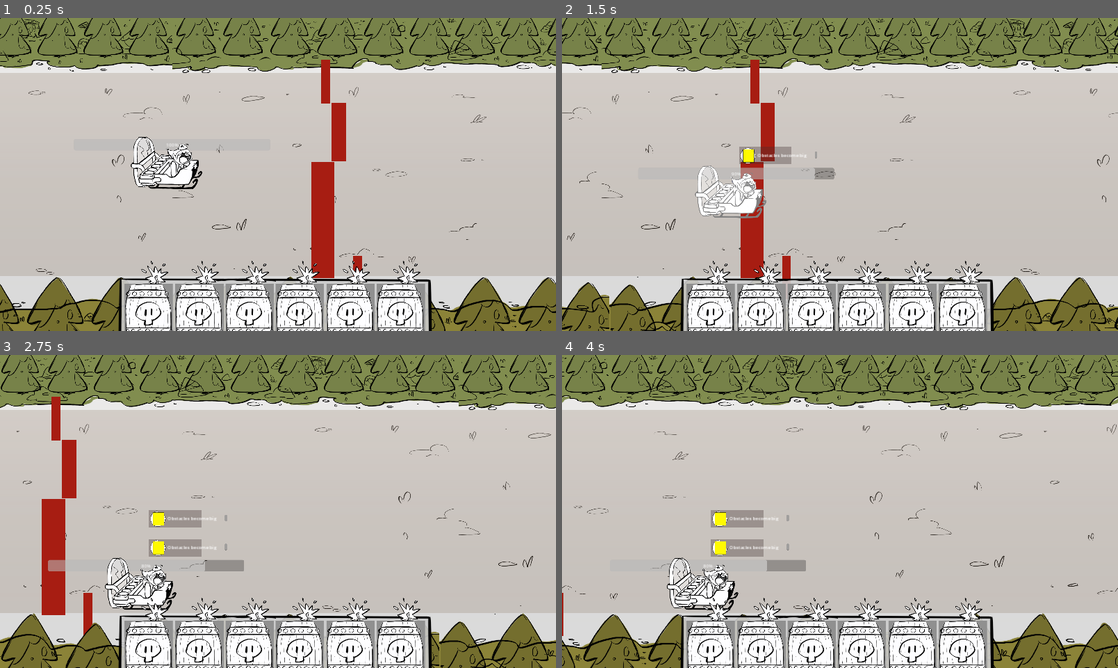
Above: before the commit, frames 1-4 (two rows, left to right).
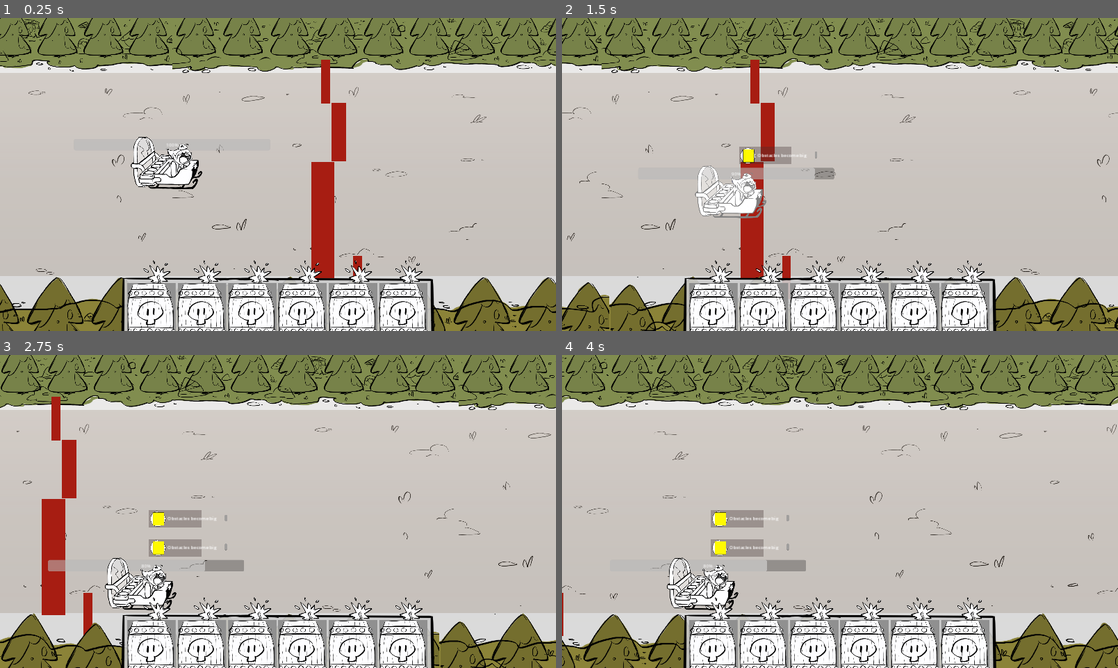
Above: after the commit, the same moments.

Repository: hsandt/ld53
Game: Godot game, scene res://scenes/test/art_level.tscn
Same seed, same stepped clock (60 frames per second), same inputs: the game is played once before the commit and once after it. This scene is started directly instead of the project's main scene.
Inputs (mouse positions are in pixels of both pictures, inside the frame that each line leads up to):
- Up to frame 1 (0.25 s): no input
- Up to frame 2 (1.5 s): tap Enter (ui_accept) at 0.5, 0.77 s; move the mouse to (962, 158) at 0.52 s; hold Right (ui_right) 0.53-1.28 s; hold M (app_next_resolution) 0.53-1.28 s; click (962, 158) at 0.67 s; move the mouse to (728, 190) at 1.27 s; hold S (down) from 1.28 s (still down); tap N (app_prev_resolution) at 1.35 s
- Up to frame 3 (2.75 s): tap Enter (ui_accept) at 1.52 s; move the mouse to (333, 442) at 2.02 s; release S (down) at 2.03 s; hold Right (ui_right) from 2.03 s (still down); hold M (app_next_resolution) from 2.03 s (still down)
- Up to frame 4 (4 s): move the mouse to (812, 574) at 2.77 s; release Right (ui_right) at 2.78 s; release M (app_next_resolution) at 2.78 s; hold Up (ui_up) 2.78-3.53 s; tap N (app_prev_resolution) at 2.85 s; click (812, 574) at 2.92 s; tap Enter (ui_accept) at 3.02, 3.77 s; move the mouse to (1006, 558) at 3.52 s; hold Left (ui_left) from 3.53 s (still down); hold M (app_next_resolution) from 3.53 s (still down)

The runs differ from the first frame. In frame 1, 5.3% of the frame differs, in the area x 21-79%, y 77-100%; in frame 2, 5.3%; in frame 3, 5.3%; in frame 4, 5.3%.

Commit message:
[UI] Fixed Powders panel to be centered
Also add references everywhere, remember to remove them before export

Diff:
--- a/prefabs/ingame/hud/powder_panel.tscn
+++ b/prefabs/ingame/hud/powder_panel.tscn
@@ -4,7 +4,7 @@
 
 [node name="Powder Panel" type="Panel"]
 self_modulate = Color(1, 1, 1, 0)
-custom_minimum_size = Vector2(330, 330)
+custom_minimum_size = Vector2(332, 332)
 
 [node name="TextureRect" type="TextureRect" parent="."]
 layout_mode = 1
--- a/prefabs/ingame/hud/powders_panel.tscn
+++ b/prefabs/ingame/hud/powders_panel.tscn
@@ -1,30 +1,33 @@
-[gd_scene load_steps=4 format=3 uid="uid://b3cj8qaa1pk0g"]
+[gd_scene load_steps=5 format=3 uid="uid://b3cj8qaa1pk0g"]
 
 [ext_resource type="Texture2D" uid="uid://chece7uq52u57" path="res://sprites/hud/HUD_KegContainer.PNG" id="1_i3g7h"]
 [ext_resource type="PackedScene" uid="uid://c03i68p3oqkh2" path="res://prefabs/ingame/hud/powder_panel.tscn" id="2_eju3d"]
+[ext_resource type="Texture2D" uid="uid://dk7tsog5tghbd" path="res://sprites/ref/ingame_mockup.png" id="3_bcp3u"]
 
 [sub_resource type="StyleBoxTexture" id="StyleBoxTexture_msqmn"]
 texture = ExtResource("1_i3g7h")
 
 [node name="Powders Panel" type="Panel"]
-offset_left = 377.0
-offset_top = 861.0
-offset_right = 1530.0
-offset_bottom = 1080.0
+anchors_preset = -1
+anchor_left = 0.201562
+anchor_top = 0.794444
+anchor_right = 0.801042
+anchor_bottom = 1.0
 theme_override_styles/panel = SubResource("StyleBoxTexture_msqmn")
 metadata/_edit_group_ = true
+metadata/_edit_use_anchors_ = true
 
 [node name="HBoxContainer" type="HBoxContainer" parent="."]
 layout_mode = 1
 anchors_preset = -1
-anchor_left = 0.0477016
-anchor_top = 0.251142
-anchor_right = 0.941891
-anchor_bottom = 1.00913
-offset_right = 1031.0
-offset_bottom = 166.0
+anchor_left = 0.0451781
+anchor_top = 0.252252
+anchor_right = 0.946134
+anchor_bottom = 1.0045
+offset_right = 1037.0
+offset_bottom = 167.0
 scale = Vector2(0.5, 0.5)
-theme_override_constants/separation = 18
+theme_override_constants/separation = 16
 metadata/_edit_use_anchors_ = true
 
 [node name="Powder Panel" parent="HBoxContainer" instance=ExtResource("2_eju3d")]
@@ -44,3 +47,13 @@
 
 [node name="Powder Panel6" parent="HBoxContainer" instance=ExtResource("2_eju3d")]
 layout_mode = 2
+
+[node name="CanvasLayer REF" type="CanvasLayer" parent="."]
+layer = 10
+visible = false
+
+[node name="REFERENCE Sprite2D" type="Sprite2D" parent="CanvasLayer REF"]
+modulate = Color(1, 1, 1, 0.709804)
+position = Vector2(960, 540)
+texture = ExtResource("3_bcp3u")
+metadata/_edit_lock_ = true
--- a/scenes/test/art_level.tscn
+++ b/scenes/test/art_level.tscn
@@ -47,16 +47,7 @@
 grow_vertical = 2
 
 [node name="Powders Panel" parent="CanvasLayer/HUD" instance=ExtResource("5_jdasq")]
-layout_mode = 0
-anchor_left = 0.196354
-anchor_top = 0.797222
-anchor_right = 0.796875
-anchor_bottom = 1.0
-offset_left = 0.0
-offset_top = 0.0
-offset_right = 0.0
-offset_bottom = 0.0
-metadata/_edit_use_anchors_ = true
+layout_mode = 1
 
 [node name="PlayerCharacterBody2D" parent="." instance=ExtResource("4_3j6cy")]
 z_index = 10
@@ -106,7 +97,7 @@
 
 [node name="REFERENCE Sprite2D" type="Sprite2D" parent="CanvasLayer REF"]
 modulate = Color(1, 1, 1, 0.709804)
-position = Vector2(953, 0)
+position = Vector2(960, 540)
 texture = ExtResource("7_7d17y")
 metadata/_edit_lock_ = true
 
